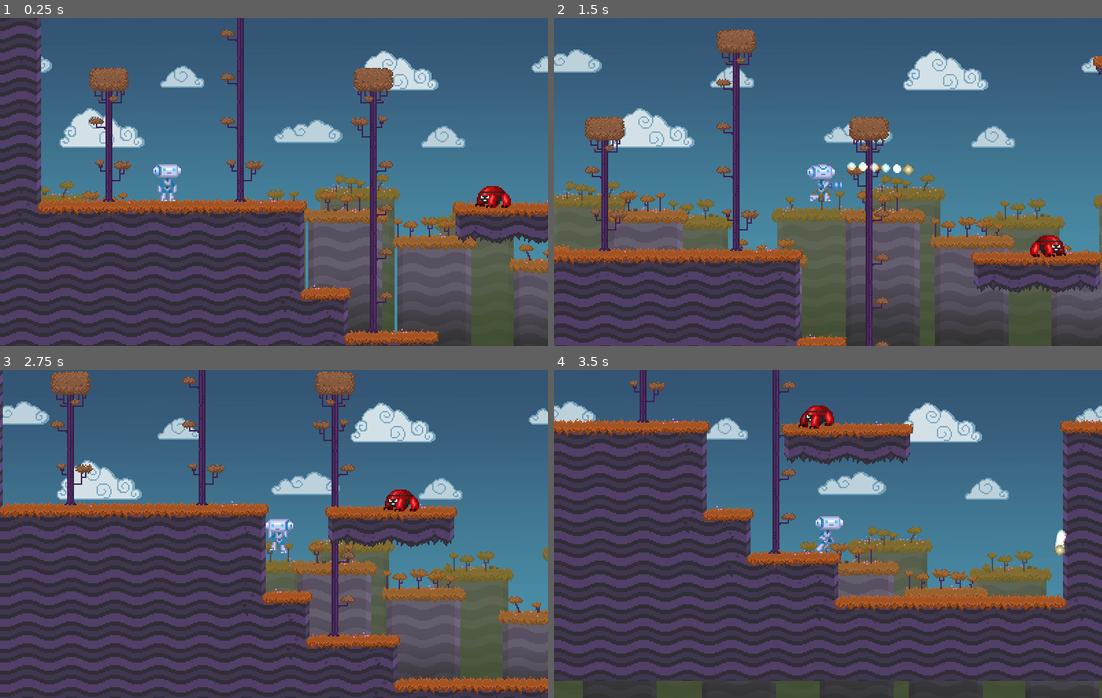
Above: before the commit, frames 1-4 (two rows, left to right).
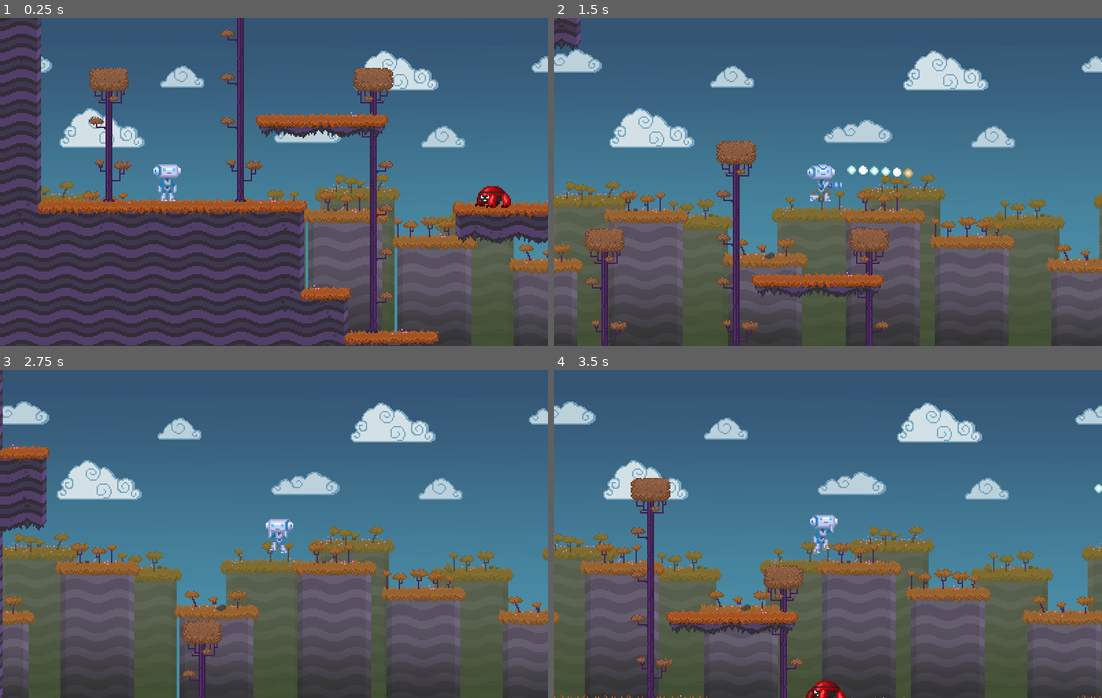
Above: after the commit, the same moments.

Repository: dard12/platformer
Game: Godot game, scene res://Stage.tscn
Two runs of this game, one before a commit and one after it. Both use one fixed random seed, a clock stepped at 60 frames per second and the inputs below.
Inputs:
- Up to frame 1 (0.25 s): no input
- Up to frame 2 (1.5 s): hold Right (move_right) from 0.53 s (still down); tap Up (jump) at 0.6, 0.77, 1.07 s; tap X (shoot) at 1.35 s
- Up to frame 3 (2.75 s): tap Up (jump) at 1.52, 1.55, 1.82, 2.1 s; release Right (move_right) at 2.03 s; hold Left (move_left) from 2.03 s (still down)
- Up to frame 4 (3.5 s): release Left (move_left) at 2.78 s; hold Right (move_right) from 2.78 s (still down); tap X (shoot) at 2.85 s; tap Up (jump) at 3.02, 3.05, 3.32 s

The runs differ from the first frame. In frame 1, 1.3% of the frame differs, in the area x 46-71%, y 28-37%; in frame 2, 19%; in frame 3, 38%; in frame 4, 48%, in the area x 0-100%, y 0-100%.

Commit message:
add double and wall jump

Diff:
--- a/Stage.tscn
+++ b/Stage.tscn
@@ -49,7 +49,7 @@
 rotation = 0.547997
 
 [node name="OneWayPlatform1" parent="Props" instance=ExtResource( 4 )]
-position = Vector2( 967.609, 836.547 )
+position = Vector2( 470.194, 994.457 )
 
 [node name="Player" parent="." instance=ExtResource( 5 )]
 position = Vector2( 251.684, 1045.6 )
--- a/platform/MovingPlatform.tscn
+++ b/platform/MovingPlatform.tscn
@@ -13,3 +13,4 @@
 
 [node name="CollisionPolygon2D" type="CollisionPolygon2D" parent="Platform"]
 polygon = PoolVector2Array( -88, -24, 88, -24, 88, 24, -88, 24 )
+one_way_collision = true
--- a/player/player.gd
+++ b/player/player.gd
@@ -3,11 +3,11 @@
 class_name Player
 
 
-const GRAVITY_VEC = Vector2(0, 900)
+const GRAVITY_VEC = Vector2(0, 1400)
 const FLOOR_NORMAL = Vector2(0, -1)
 const SLOPE_SLIDE_STOP = 25.0
 const WALK_SPEED = 250 # pixels/sec
-const JUMP_SPEED = 480
+const JUMP_SPEED = 700
 const SIDING_CHANGE_SPEED = 10
 const BULLET_VELOCITY = 1000
 const SHOOT_TIME_SHOW_WEAPON = 0.2
@@ -16,6 +16,8 @@
 var shoot_time = 99999 # time since last shot
 
 var anim = ""
+var floor_jumps = 0;
+var wall_jumps = 0;
 
 # cache the sprite here for fast access (we will set scale to flip it often)
 onready var sprite = $Sprite
@@ -35,6 +37,11 @@
 	linear_vel = move_and_slide(linear_vel, FLOOR_NORMAL, SLOPE_SLIDE_STOP)
 	# Detect if we are on floor - only works if called *after* move_and_slide
 	var on_floor = is_on_floor()
+	var on_wall = is_on_wall()
+
+	if on_floor:
+		floor_jumps = 2
+		wall_jumps = 1
 
 	### CONTROL ###
 
@@ -49,7 +56,17 @@
 	linear_vel.x = lerp(linear_vel.x, target_speed, 1)
 
 	# Jumping
-	if on_floor and Input.is_action_just_pressed("jump"):
+	var can_wall_jump = on_wall and wall_jumps;
+	var can_floor_jump = floor_jumps;
+
+	if Input.is_action_just_pressed("jump") and (can_wall_jump or can_floor_jump):
+		if can_wall_jump:
+			linear_vel.x = lerp(linear_vel.x, target_speed * -1, 1)
+			wall_jumps -= 1
+		else:
+			if can_floor_jump:
+				floor_jumps -= 1
+
 		linear_vel.y = -JUMP_SPEED
 		($SoundJump as AudioStreamPlayer2D).play()
 
